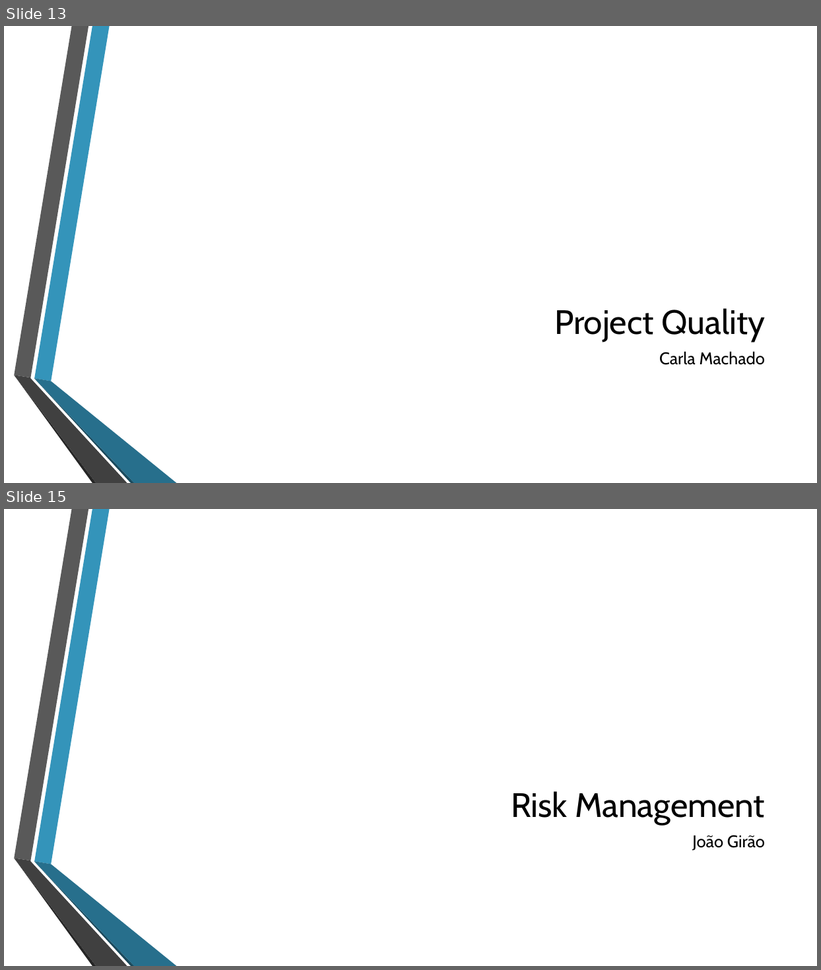
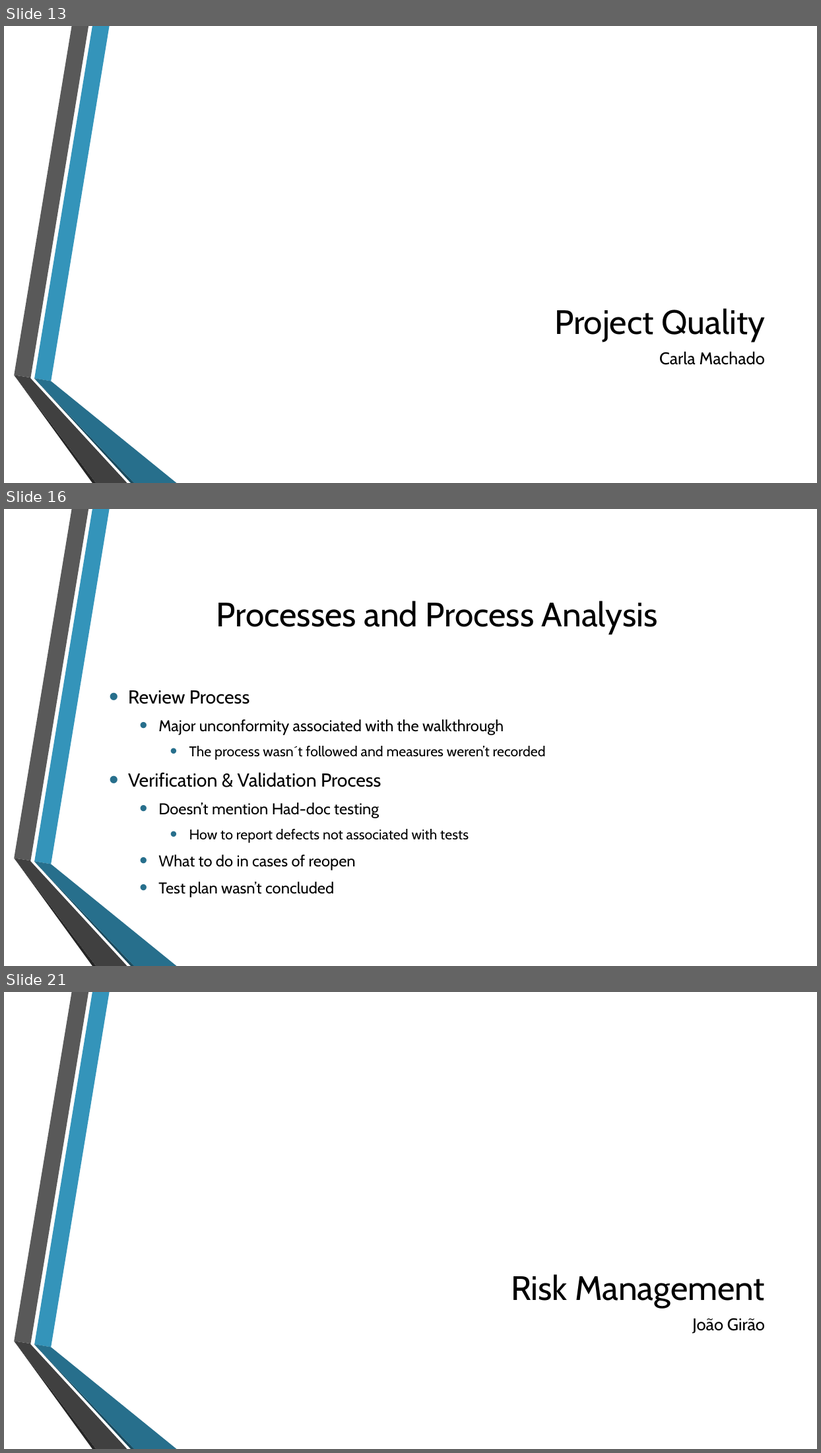
Before and after one commit to jmgirao/projetosoftware1213, a slide deck: Final Presentation/Presentation.pptx. Shown one above the other, each under a label of ours: slides 13 and 15 before the commit, slides 13, 16 and 21 after it; the slides between them are not shown. The pictures are 821x970 and 821x1453 pixels, drawn with LibreOffice and Linux fonts; fonts in the diff are those of the drawing; background and template pictures are left out. Boxes give left, top, right and bottom in pixels: in the first picture for what was removed or moved away, otherwise in the second. Text is boxed around its words. In the diff, an @@ line names an element or a change of style, - is before the commit and + after.

```diff
--- a/Final Presentation/Presentation.pptx
+++ b/Final Presentation/Presentation.pptx
@@ slide 16 added at bbox=[4, 509, 817, 966], background picture (left out); not listed: 6 template elements that a slide beside it also shows @@
@@ title added at bbox=[217, 601, 658, 634], 40 pt, text #000000 @@
+Processes and Process Analysis
@@ text added at bbox=[128, 691, 546, 898], 18.5 pt, text #000000 @@
+• Review Process
+  • Major unconformity associated with the walkthrough
+    • The process wasn´t followed and measures weren’t recorded
+• Verification & Validation Process
+  • Doesn’t mention Had-doc testing
+    • How to report defects not associated with tests
+  • What to do in cases of reopen
+  • Test plan wasn’t concluded
@@ what was slide 15 is now slide 21 @@
```
Also in this commit, not shown: 6 other slides added, 1 slide removed.
